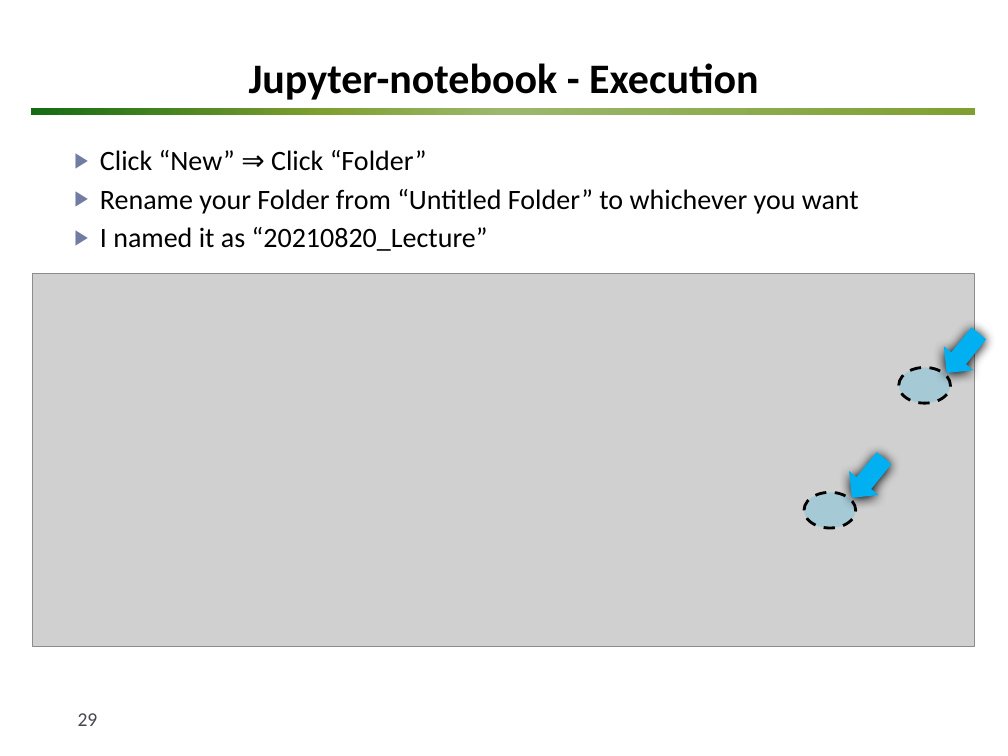
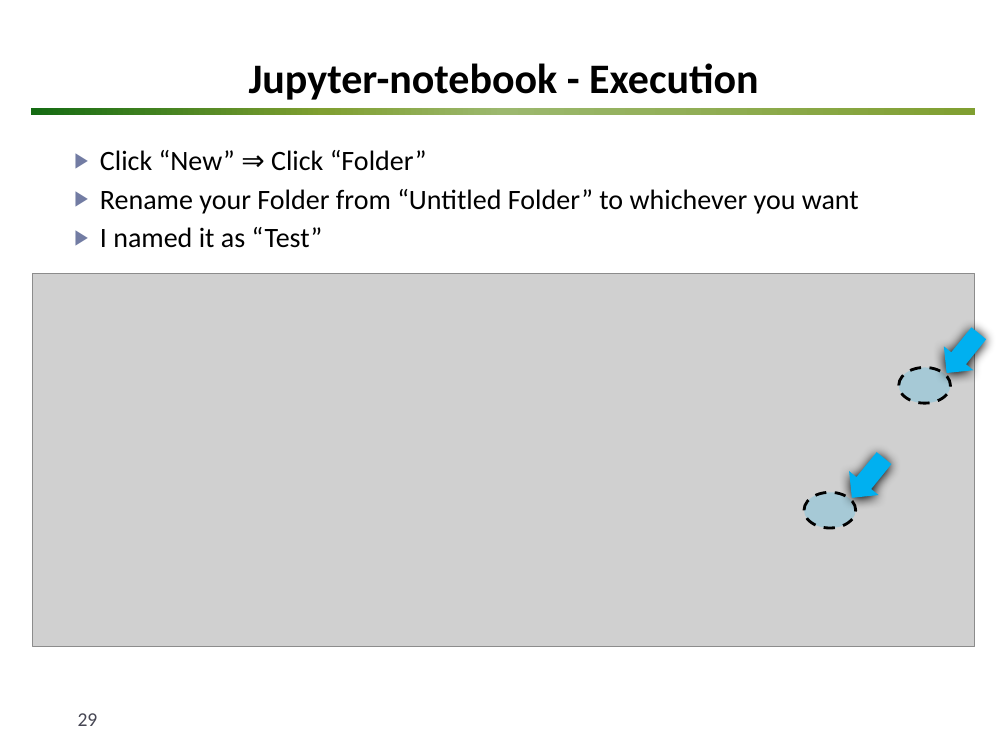
Before and after one commit to matphyscope/20220808_Lecture, a slide deck: slide 29 of lecture_ppts/Lecture 2 - MNIST Classification.pptx. Drawn at 1008x756 pixels with LibreOffice and Linux fonts; fonts in the diff are those of the drawing; grey boxes stand for pictures; background and template pictures are left out. Boxes give left, top, right and bottom in pixels: in the first picture for what was removed or moved away, otherwise in the second. Text is boxed around its words. In the diff, an @@ line names an element or a change of style, - is before the commit and + after.

```diff
--- a/lecture_ppts/Lecture 2 - MNIST Classification.pptx
+++ b/lecture_ppts/Lecture 2 - MNIST Classification.pptx
@@ text at (100, 227, 323, 248): text changed @@
-▶ I named it as “20210820_Lecture”
+▶ I named it as “Test”
```
Also in this commit, not shown: 2 other slides changed, 1 slide added, 1 slide removed, 10 other files.
